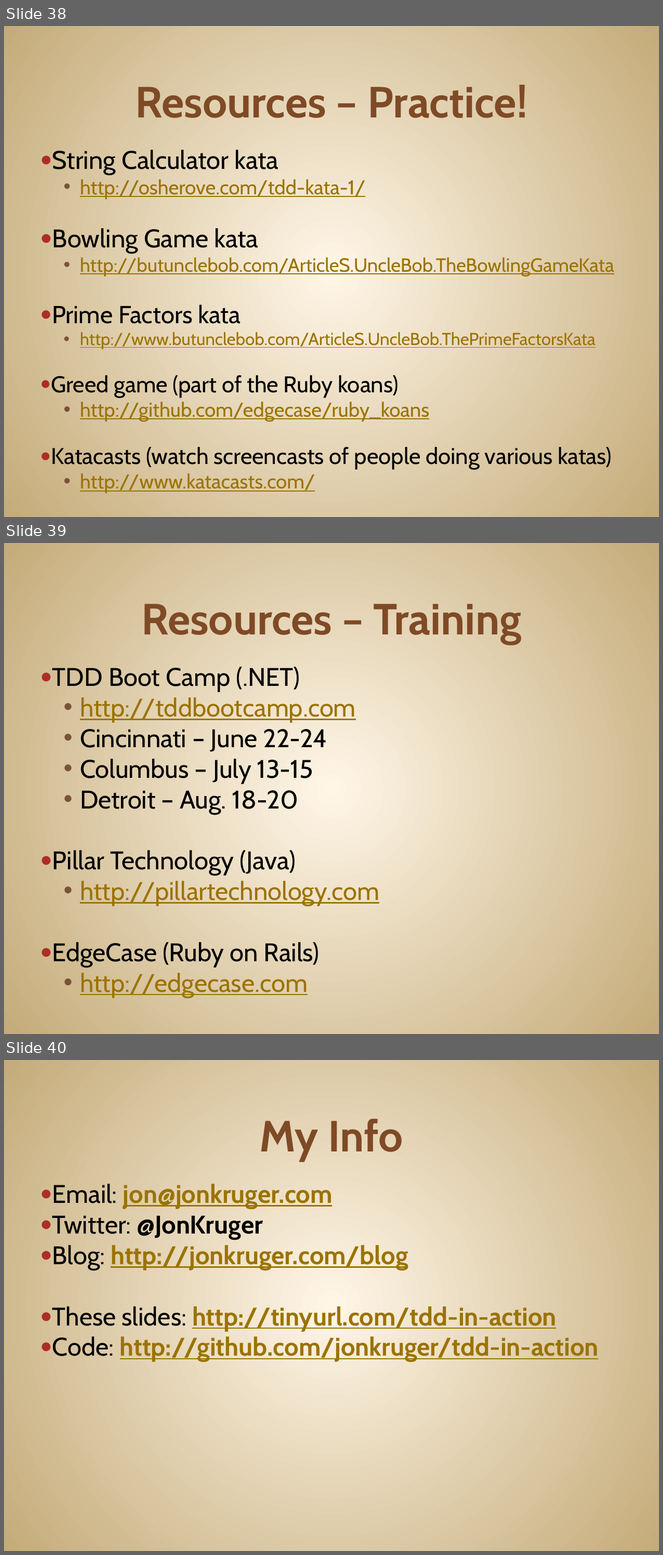
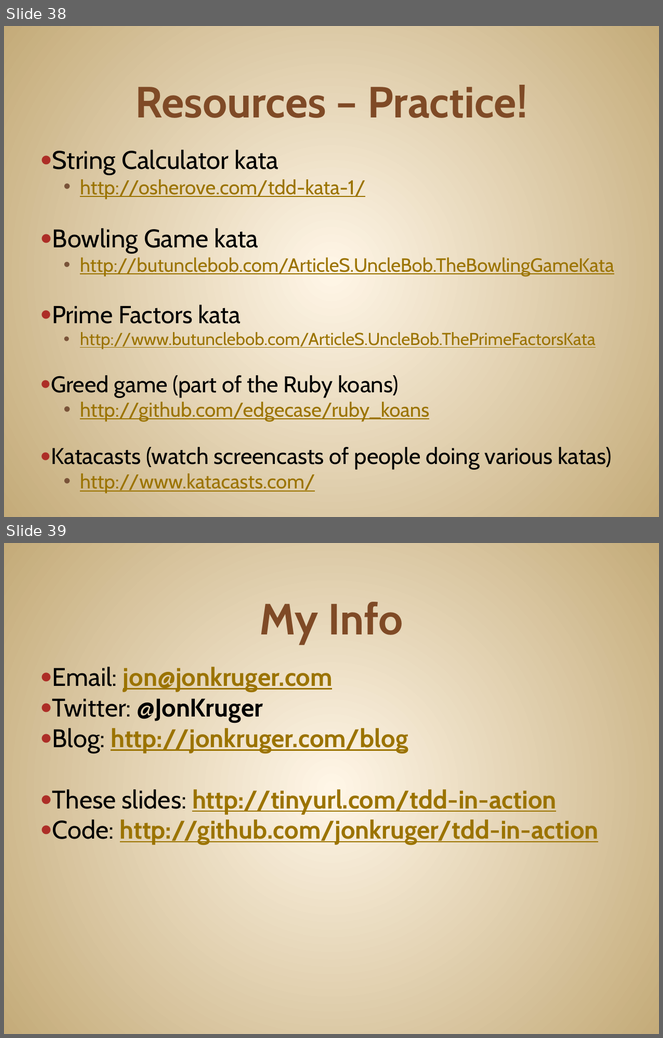
Before and after one commit to JonKruger/TDD-In-Action, a slide deck: TDD In Action.pptx. Shown one above the other, each under a label of ours: slides 38, 39 and 40 before the commit, slides 38 and 39 after it. The pictures are 663x1555 and 663x1038 pixels, drawn with LibreOffice and Linux fonts; fonts in the diff are those of the drawing. Boxes give left, top, right and bottom in pixels: in the first picture for what was removed or moved away, otherwise in the second. Text is boxed around its words. In the diff, an @@ line names an element or a change of style, - is before the commit and + after.

```diff
--- a/TDD In Action.pptx
+++ b/TDD In Action.pptx
@@ slide 39 removed at (4,543,659,1034), background gradient #FFF7E8 to #C4AA7A @@
@@ title removed at (141,604,522,644) @@
-Resources – Training
@@ text removed at (52,667,379,998) @@
-● TDD Boot Camp (.NET)
-  • http://tddbootcamp.com
-  • Cincinnati – June 22-24
-  • Columbus – July 13-15
-  • Detroit – Aug. 18-20
-● Pillar Technology (Java)
-  • http://pillartechnology.com
-● EdgeCase (Ruby on Rails)
-  • http://edgecase.com
@@ what was slide 40 is now slide 39 @@
```
Also in this commit, not shown: 1 slide changed, 1 other file.
